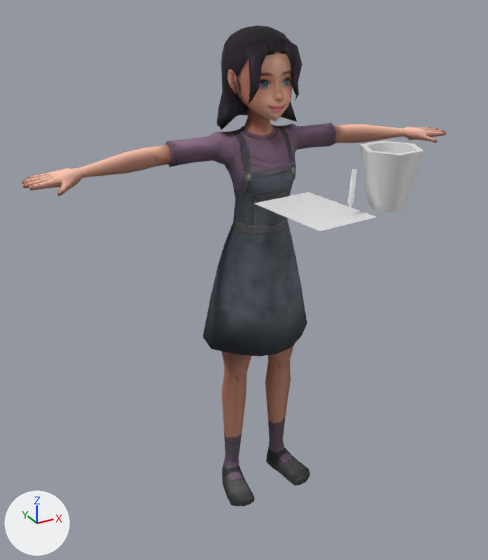
Before and after pictures for a commit that changed the glTF model scripted-events/Chapter1/LenaFlashback/assets/alice_drawing.glb.
The view is the same before and after, from a 50 mm lens placed at (-1.062, -1.819, 1.579), pointed at (-0.09, -0.053, 0.696). The axes (+X, +Y, +Z) are drawn at lower left. The lights are the same throughout. The older version comes first. Where no turn or scale is listed for an object, it has been applied to the vertices.

Script lines for the objects in view, before the commit:
```python
me_cylinder = bpy.data.meshes.new('Cylinder')
me_cylinder.from_pydata(...)  # 18 vertices, 32 faces; spans x -0.0058..0.0058, y -0.0067..0.0067, z -0.0469..0.0343
me_cylinder_019 = bpy.data.meshes.new('Cylinder.019')
me_cylinder_019.from_pydata(...)  # 1035 vertices, 2066 faces; spans x -0.74..0.74, y -0.11..0.18, z 0.0..1.63
me_cylinder_019.materials.append(mat_alice)  # picture img_alice
me_cylinder_111 = bpy.data.meshes.new('Cylinder.111')
me_cylinder_111.from_pydata(...)  # 36 vertices, 62 faces; spans x -0.096..0.108, y -0.086..0.08, z -0.092..0.083
me_plane = bpy.data.meshes.new('Plane')
me_plane.from_pydata([(-0.089, -0.16, 0.0), (0.12, -0.139, 0.0), (-0.12, 0.139, 0.0), (0.089, 0.16, 0.0)], [], [(0, 1, 3), (0, 3, 2)])
ob_alice = bpy.data.objects.new('Alice', me_cylinder_019)
ob_alice.location = (0.0, -0.026, -0.165)
ob_crayon = bpy.data.objects.new('Crayon', me_cylinder)
ob_crayon.location = (0.09, -0.356, 1.061)
ob_crayon.rotation_euler = (-0.194, 0.287, 0.119)  # degrees (-11, 16, 6.8)
ob_crayon.scale = (1.32, 1.32, 1.32)
ob_cylinder_058 = bpy.data.objects.new('Cylinder.058', me_cylinder_111)
ob_cylinder_058.location = (0.225, -0.349, 1.071)
ob_hoja_de_dibujo = bpy.data.objects.new('Hoja de dibujo', me_plane)
ob_hoja_de_dibujo.location = (0.012, -0.282, 0.982)
```
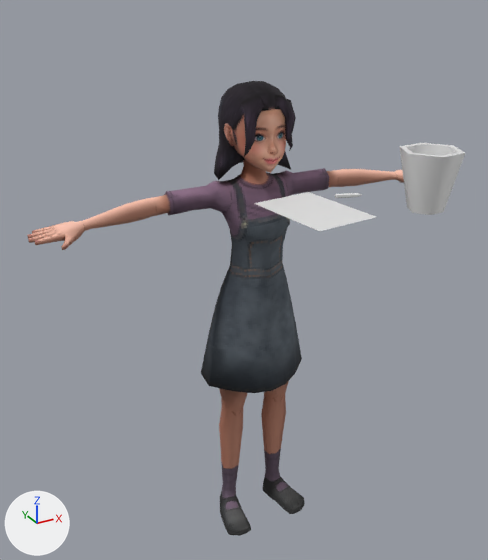
Edits to the bpy script that builds the scene:
```text
Change ob_alice:
    ob_alice.location: (0.0, -0.026, -0.165) -> (0.0, 0.0, -0.326)
Change ob_cylinder_058:
    ob_cylinder_058.location: (0.225, -0.349, 1.071) -> (0.303, -0.427, 1.072)
Change ob_crayon:
    ob_crayon.scale: (1.32, 1.32, 1.32) -> (1.0, 1.0, 1.0)
    ob_crayon.location: (0.09, -0.356, 1.061) -> (0.172, -0.224, 0.987)
    ob_crayon.rotation_euler: (-0.194, 0.287, 0.119) -> (-1.56, -1.016, 1.217)  # degrees (-11, 16, 6.8) -> degrees (-89, -58, 70)
```

Boxes (x1, y1, x2, y2) around the edits, measured in the pictures (488 x 560 px):
'Alice', moved: before (22, 25, 446, 506); after (27, 81, 404, 536)
'Cylinder.058', moved: before (360, 141, 424, 212); after (399, 143, 465, 215)
'Crayon', moved, turned, rescaled: before (348, 169, 358, 208); after (335, 193, 362, 198)
